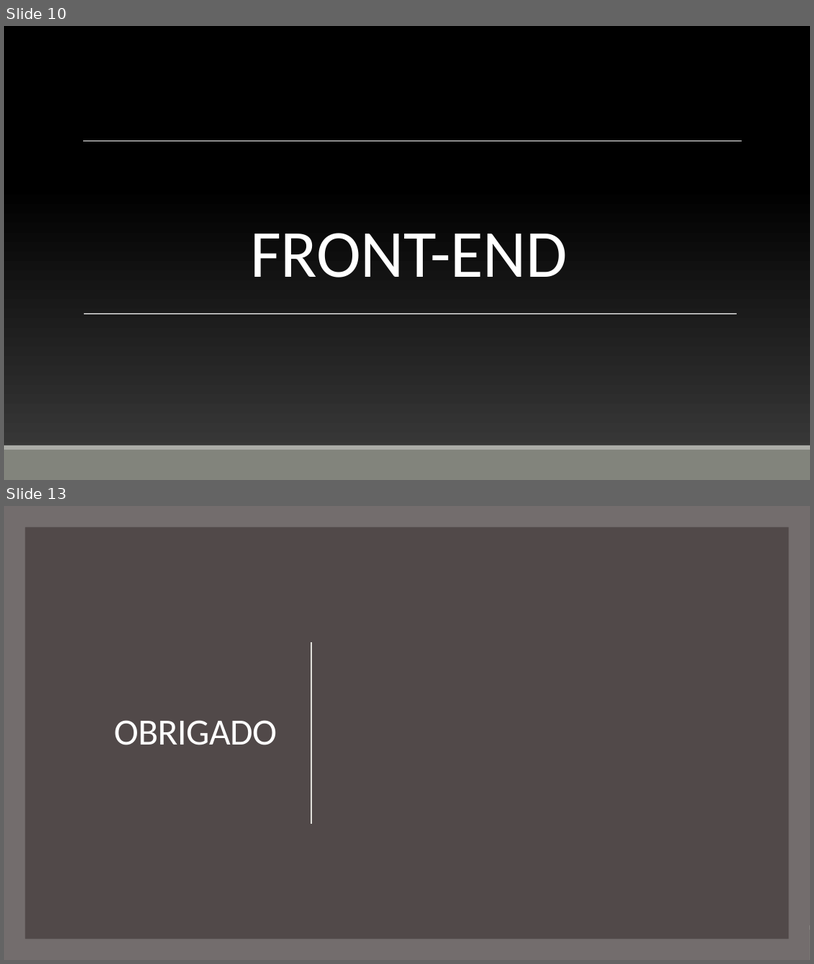
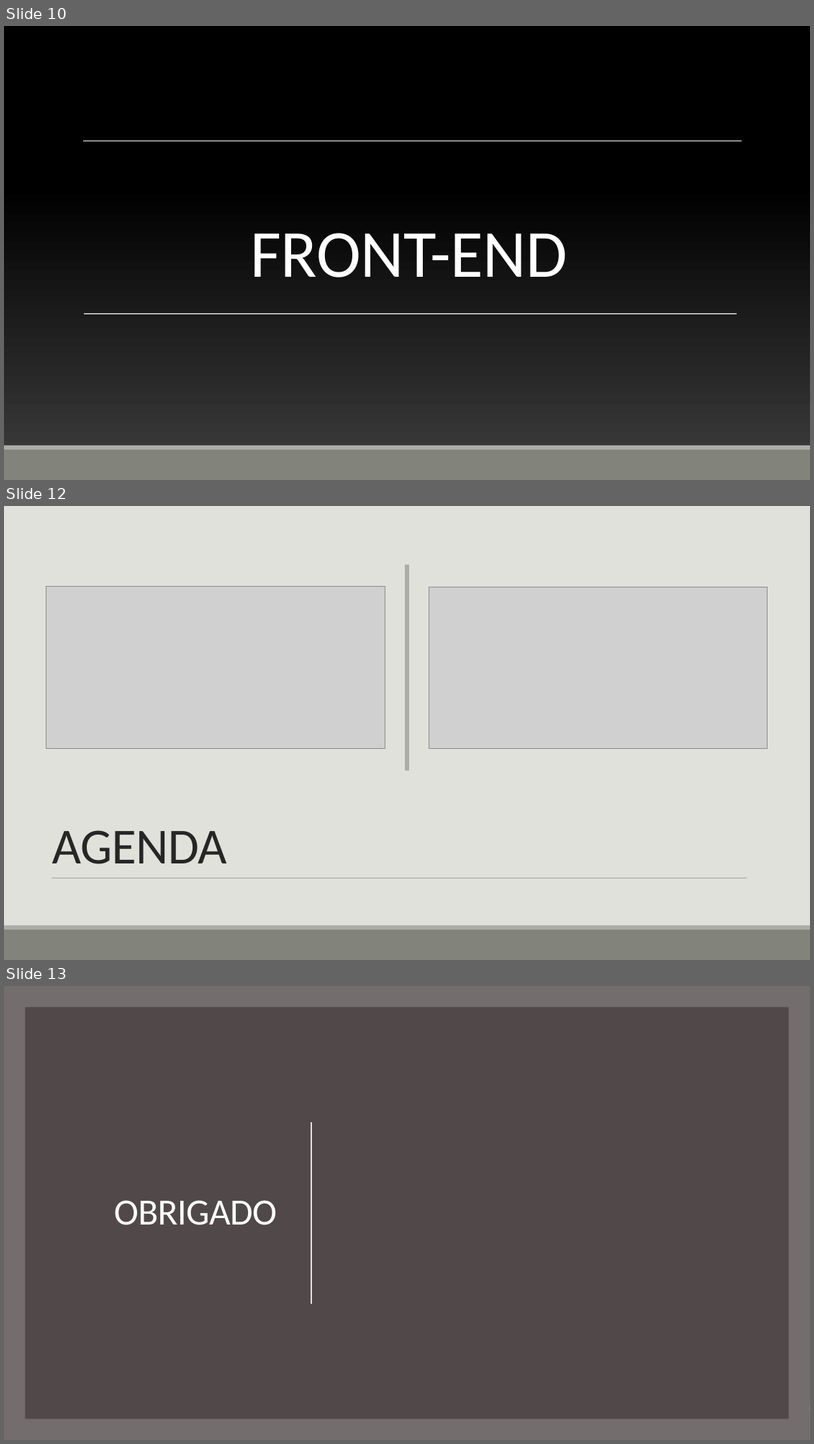
Before and after one commit to lunatos/TI2-BancoDeDados, a slide deck: slides/Sprint2-meeting-pool.pptx. Shown one above the other, each under a label of ours: slides 10 and 13 before the commit, slides 10, 12 and 13 after it; the slides between them are not shown. The pictures are 814x964 and 814x1444 pixels, drawn with LibreOffice and Linux fonts; fonts in the diff are those of the drawing; grey boxes stand for pictures; background and template pictures are left out. Boxes give left, top, right and bottom in pixels: in the first picture for what was removed or moved away, otherwise in the second. Text is boxed around its words. In the diff, an @@ line names an element or a change of style, - is before the commit and + after.

```diff
--- a/slides/Sprint2-meeting-pool.pptx
+++ b/slides/Sprint2-meeting-pool.pptx
@@ slide 12 added at (4, 506, 810, 960), background #E1E1DB @@
@@ rectangle added at (4, 506, 810, 925), fill #E1E1DB @@
@@ rectangle added at (405, 565, 409, 770), fill #ACADA8 @@
@@ picture added at (46, 587, 385, 749) @@
@@ picture added at (430, 587, 768, 748) @@
@@ title added at (52, 830, 227, 864), 60 pt, text #262626 @@
+AGENDA
@@ line added from (52, 878) to (748, 878), #514949 0.5 pt @@
@@ rectangle added at (4, 925, 810, 929), fill #ACADA8 @@
@@ rectangle added at (4, 929, 810, 960), fill #82847C @@
```
Also in this commit, not shown: 1 slide changed, 1 slide removed, 1 other file.
